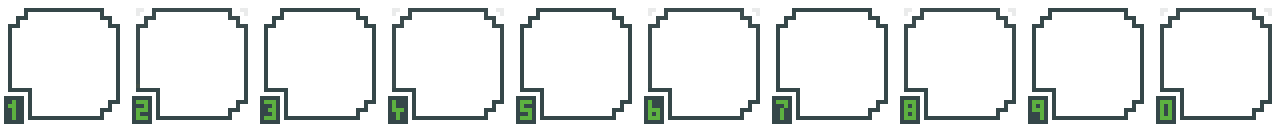
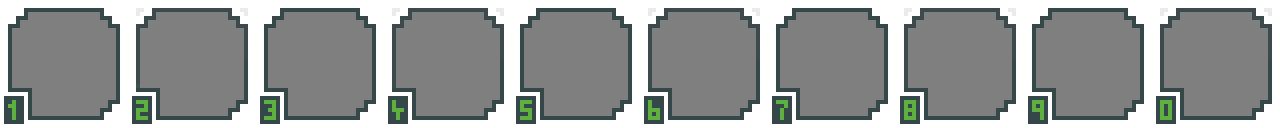
Before/after of a w=1280, h=128 layered artwork. What changed in the layer stack:
added layer "Pasted Layer" (50%) above "Background" over [12, 12, 1268, 116]
